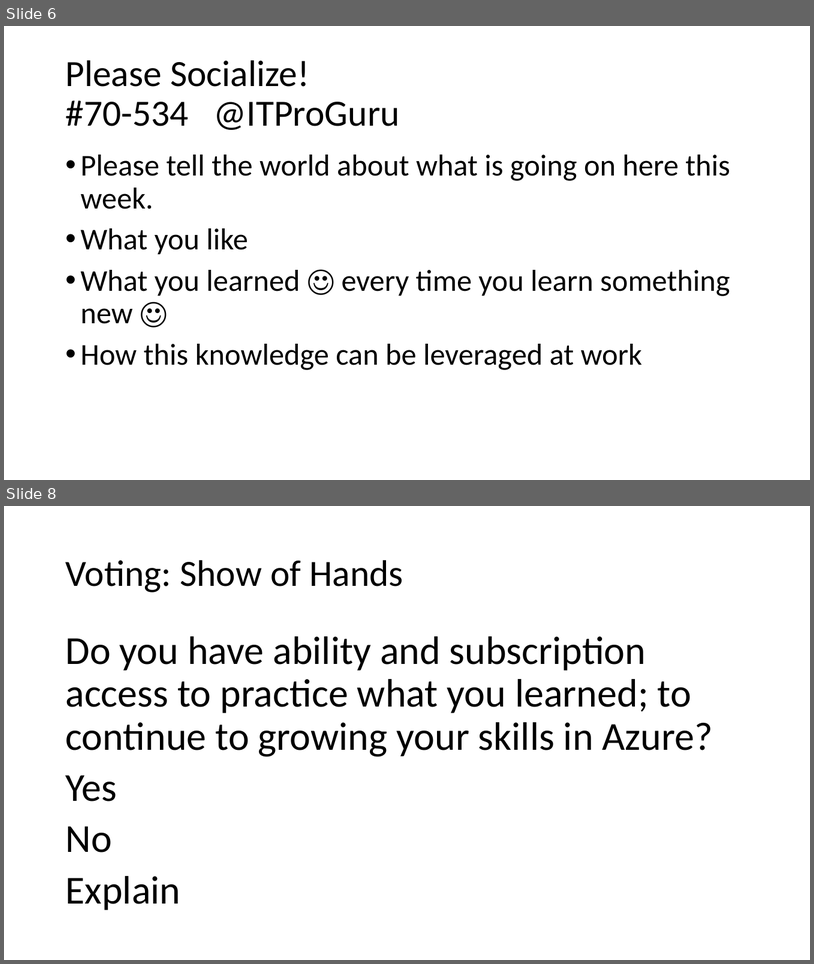
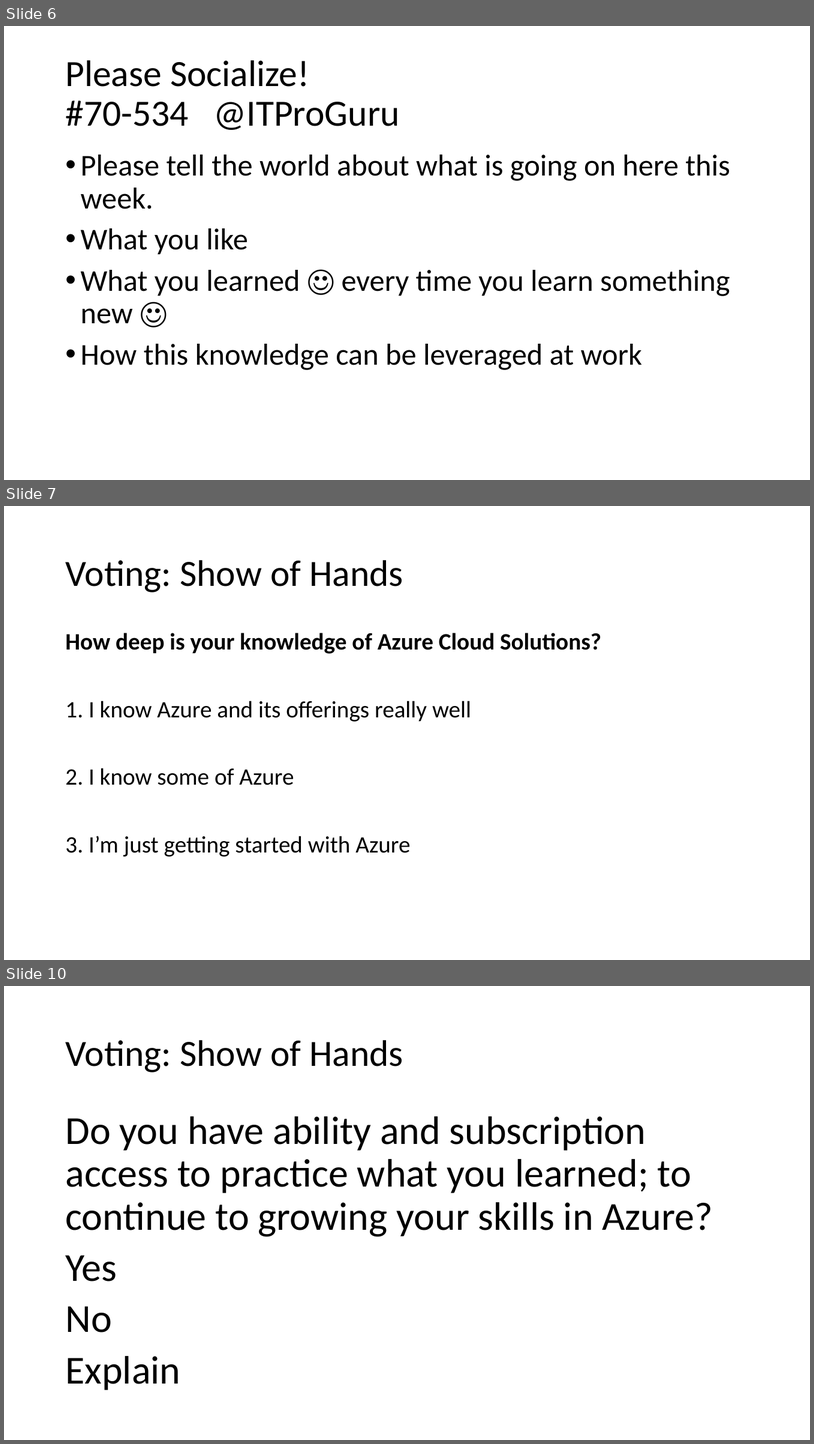
Before and after one commit to dstolts/70-534, a slide deck: Presentations/Opening-70-534-Certification-JumpStart-6-2017.pptx. Shown one above the other, each under a label of ours: slides 6 and 8 before the commit, slides 6, 7 and 10 after it; the slides between them are not shown. The pictures are 814x964 and 814x1444 pixels, drawn with LibreOffice and Linux fonts; fonts in the diff are those of the drawing. Boxes give left, top, right and bottom in pixels: in the first picture for what was removed or moved away, otherwise in the second. Text is boxed around its words. In the diff, an @@ line names an element or a change of style, - is before the commit and + after.

```diff
--- a/Presentations/Opening-70-534-Certification-JumpStart-6-2017.pptx
+++ b/Presentations/Opening-70-534-Certification-JumpStart-6-2017.pptx
@@ slide 7 added at bbox=[4, 506, 810, 960], background #FFFFFF @@
@@ title added at bbox=[65, 560, 404, 592], 44 pt, text #000000 @@
+Voting: Show of Hands
@@ text added at bbox=[65, 633, 602, 856], 28 pt, text #000000 @@
+How deep is your knowledge of Azure Cloud Solutions?
+1. I know Azure and its offerings really well
+2. I know some of Azure
+3. I’m just getting started with Azure
@@ what was slide 8 is now slide 10 @@
```
Also in this commit, not shown: 4 slides changed, 1 other slide added.
